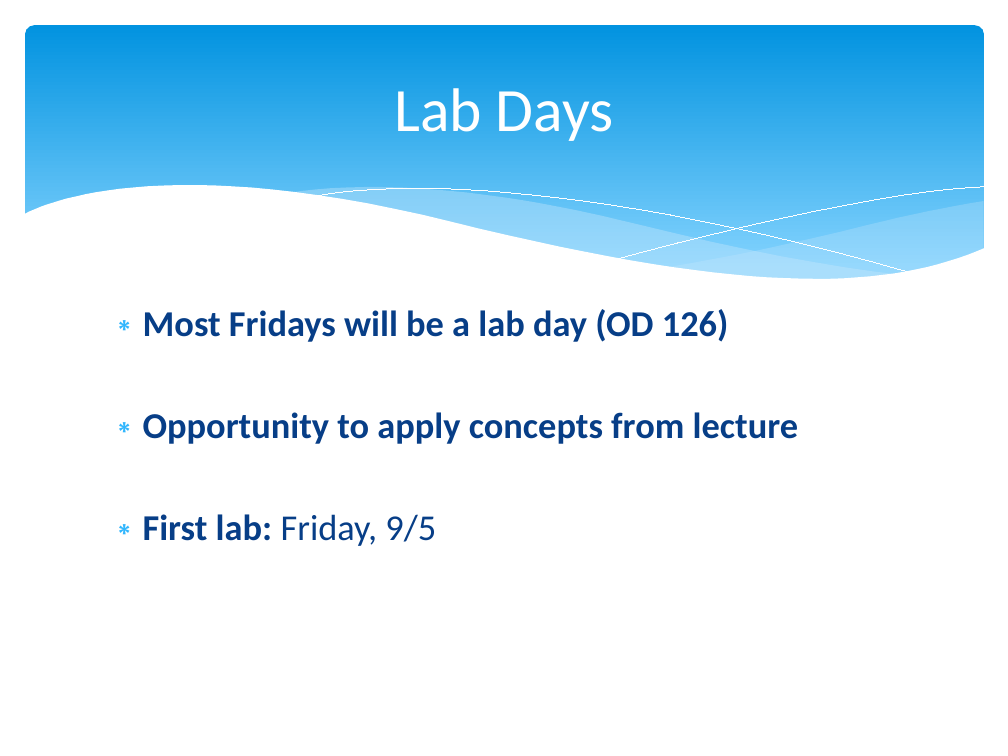
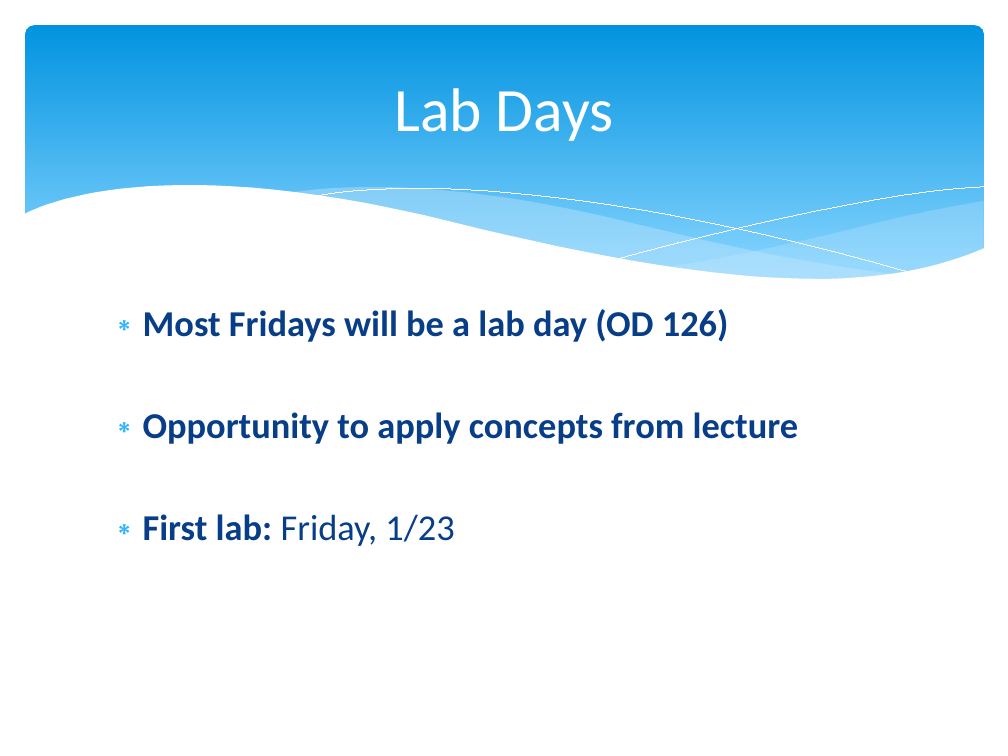
Before and after one commit to npm27/Teaching-Materials, a slide deck: slide 7 of Stats/Slides/0 First Day Info.pptx. Drawn at 1008x756 pixels with LibreOffice and Linux fonts; fonts in the diff are those of the drawing. Boxes give left, top, right and bottom in pixels: in the first picture for what was removed or moved away, otherwise in the second. Text is boxed around its words. In the diff, an @@ line names an element or a change of style, - is before the commit and + after.

```diff
--- a/Stats/Slides/0 First Day Info.pptx
+++ b/Stats/Slides/0 First Day Info.pptx
@@ text at [143,514,454,546]: text changed @@
-∗ First lab: Friday, 9/5
+∗ First lab: Friday, 1/23
```
Also in this commit, not shown: 3 other slides changed, 17 other files.
